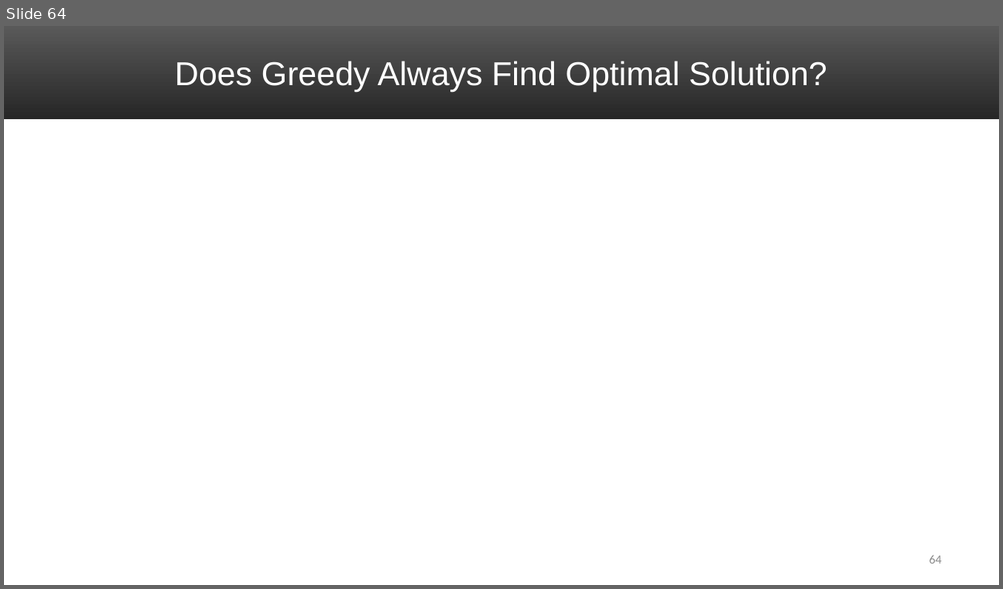
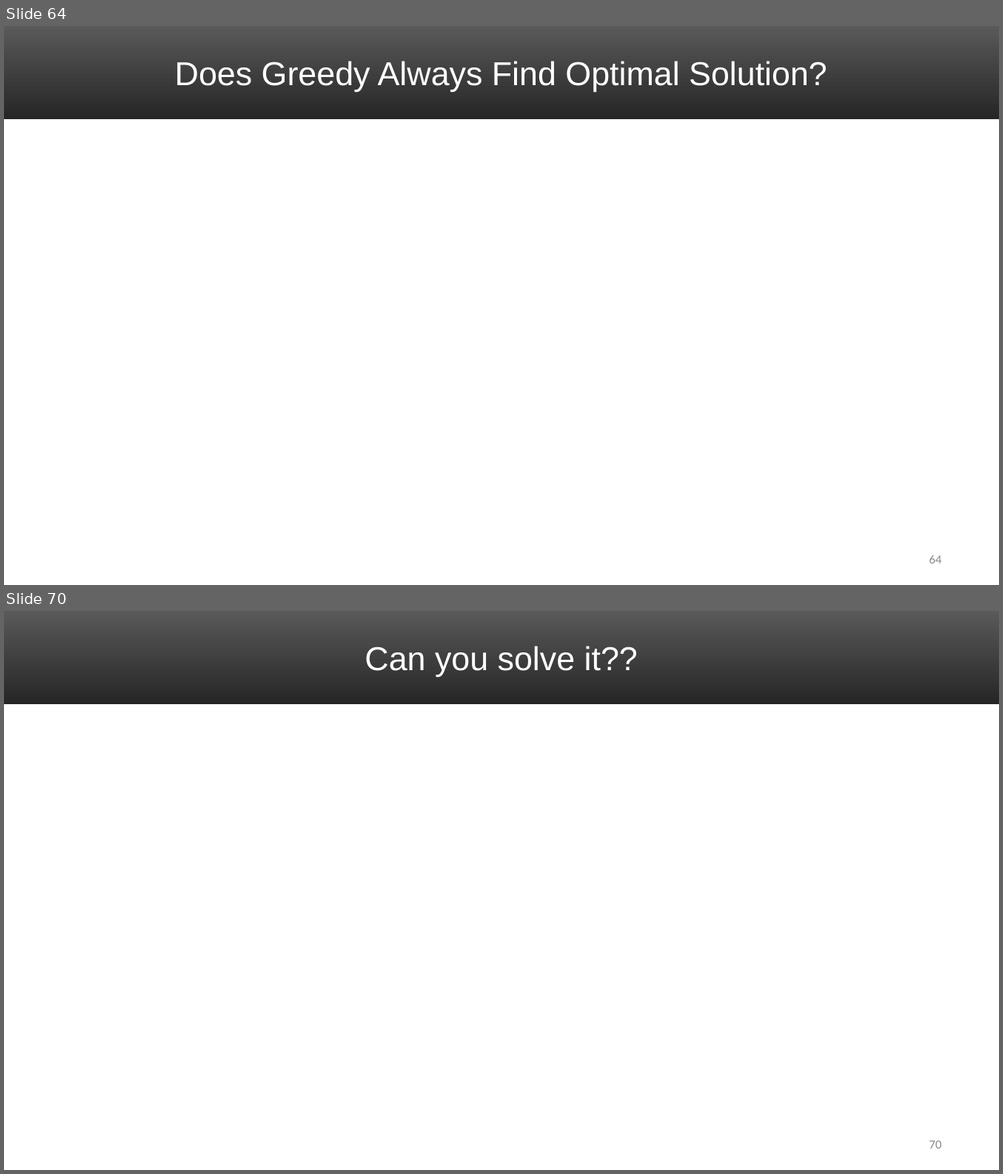
Before and after one commit to uva-cs/cs4102-f21, a slide deck: slides/GreedyAlgorithms_1.pptx. Shown one above the other, each under a label of ours: slide 64 before the commit, slides 64 and 70 after it; the slides between them are not shown. The pictures are 1003x589 and 1003x1174 pixels, drawn with LibreOffice and Linux fonts; fonts in the diff are those of the drawing; grey boxes stand for pictures. Boxes give left, top, right and bottom in pixels: in the first picture for what was removed or moved away, otherwise in the second. Text is boxed around its words. In the diff, an @@ line names an element or a change of style, - is before the commit and + after.

```diff
--- a/slides/GreedyAlgorithms_1.pptx
+++ b/slides/GreedyAlgorithms_1.pptx
@@ slide 70 added at (4, 611, 999, 1170), background #FFFFFF; not listed: 1 template element that a slide beside it also shows @@
@@ title added at (364, 646, 637, 677), 32 pt, text #FFFFFF @@
+Can you solve it??
@@ page number added at (929, 1141, 942, 1149), 12 pt, text #8C8C8C @@
+70
```
Also in this commit, not shown: 5 other slides added.
